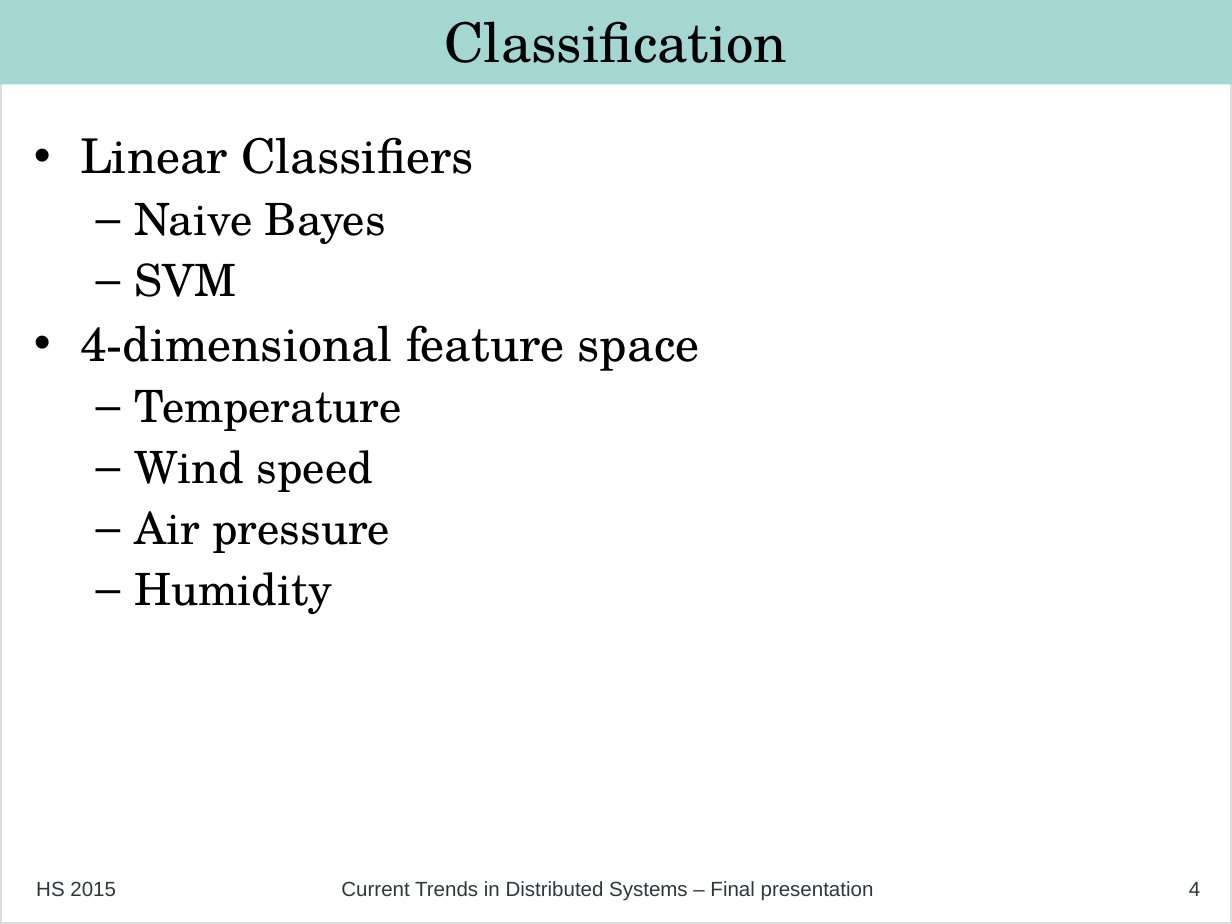
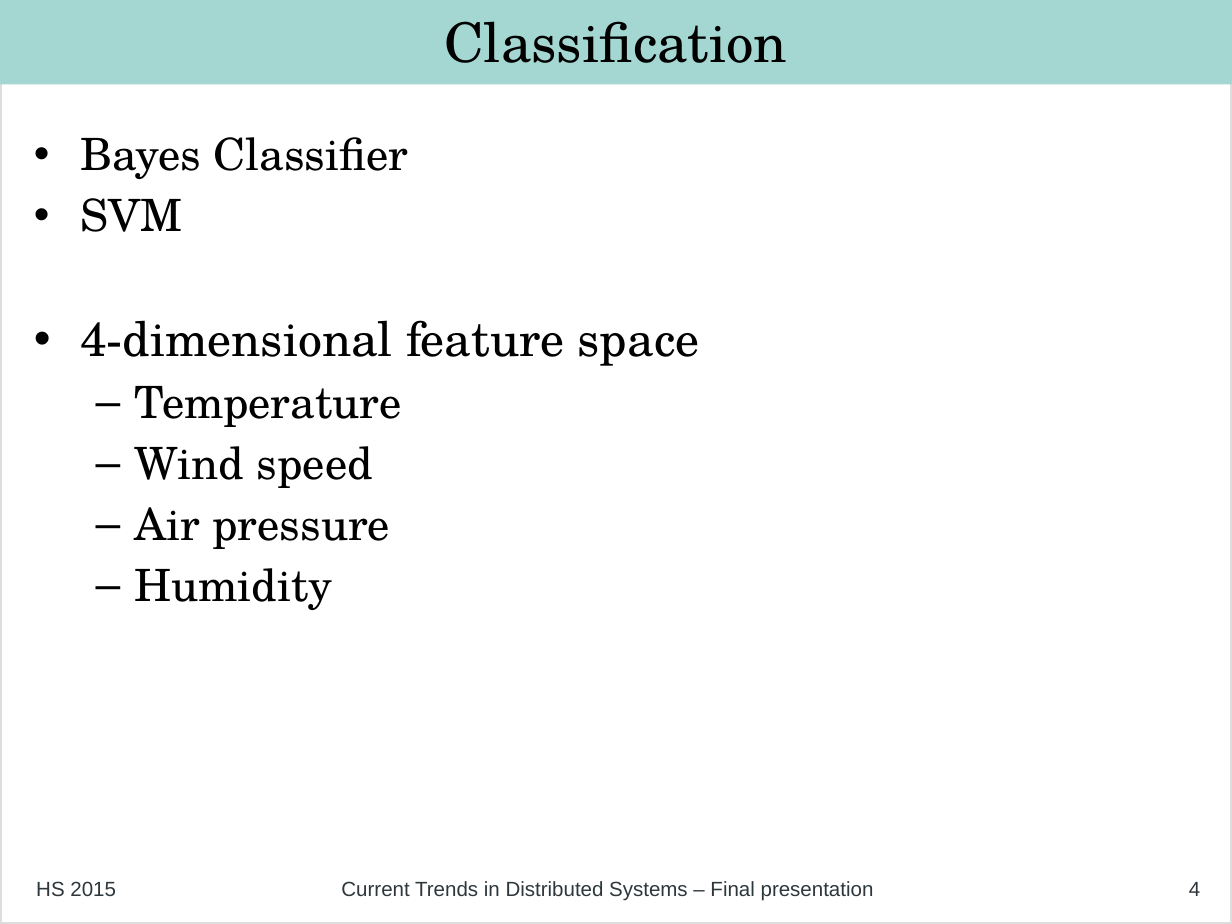
Before and after one commit to philipp-oldenburg/ctds-storm, a slide deck: slide 4 of Project-Weather-Station/FinalPresentation/Final Presentation - Simon.odp. Drawn at 1232x924 pixels with LibreOffice and Linux fonts; fonts in the diff are those of the drawing. Boxes give left, top, right and bottom in pixels: in the first picture for what was removed or moved away, otherwise in the second. Text is boxed around its words. In the diff, an @@ line names an element or a change of style, - is before the commit and + after.

```diff
--- a/Project-Weather-Station/FinalPresentation/Final Presentation - Simon.odp
+++ b/Project-Weather-Station/FinalPresentation/Final Presentation - Simon.odp
@@ text at (80, 137, 408, 179): text changed; size 28 to 26 pt @@
-• Linear Classifiers
-  – Naive Bayes
+• Bayes Classifier
@@ text at (80, 198, 183, 232): bullet – to •; list level 2 to 1 in "SVM" @@
```
Also in this commit, not shown: 2 other slides changed, 1 slide added.
